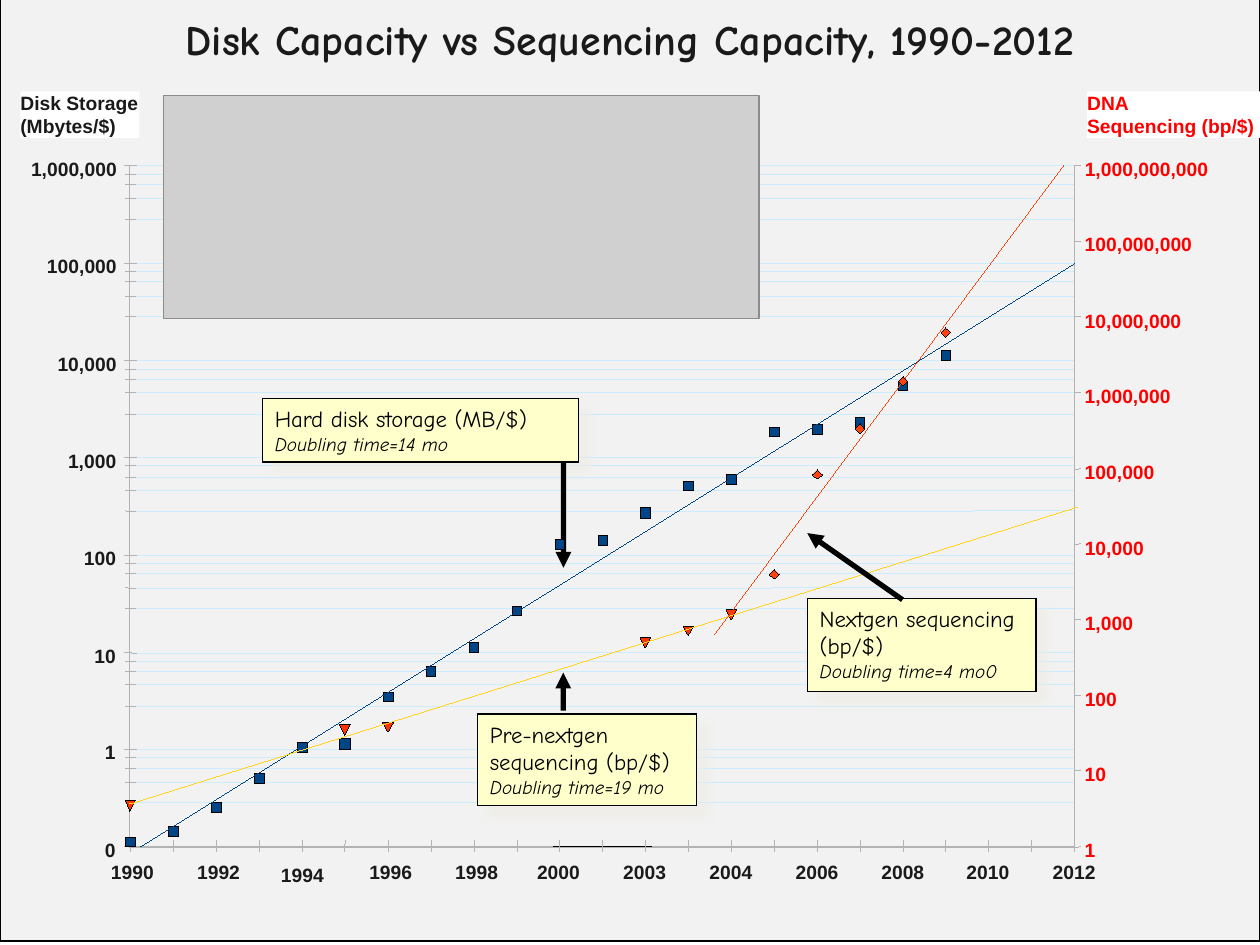
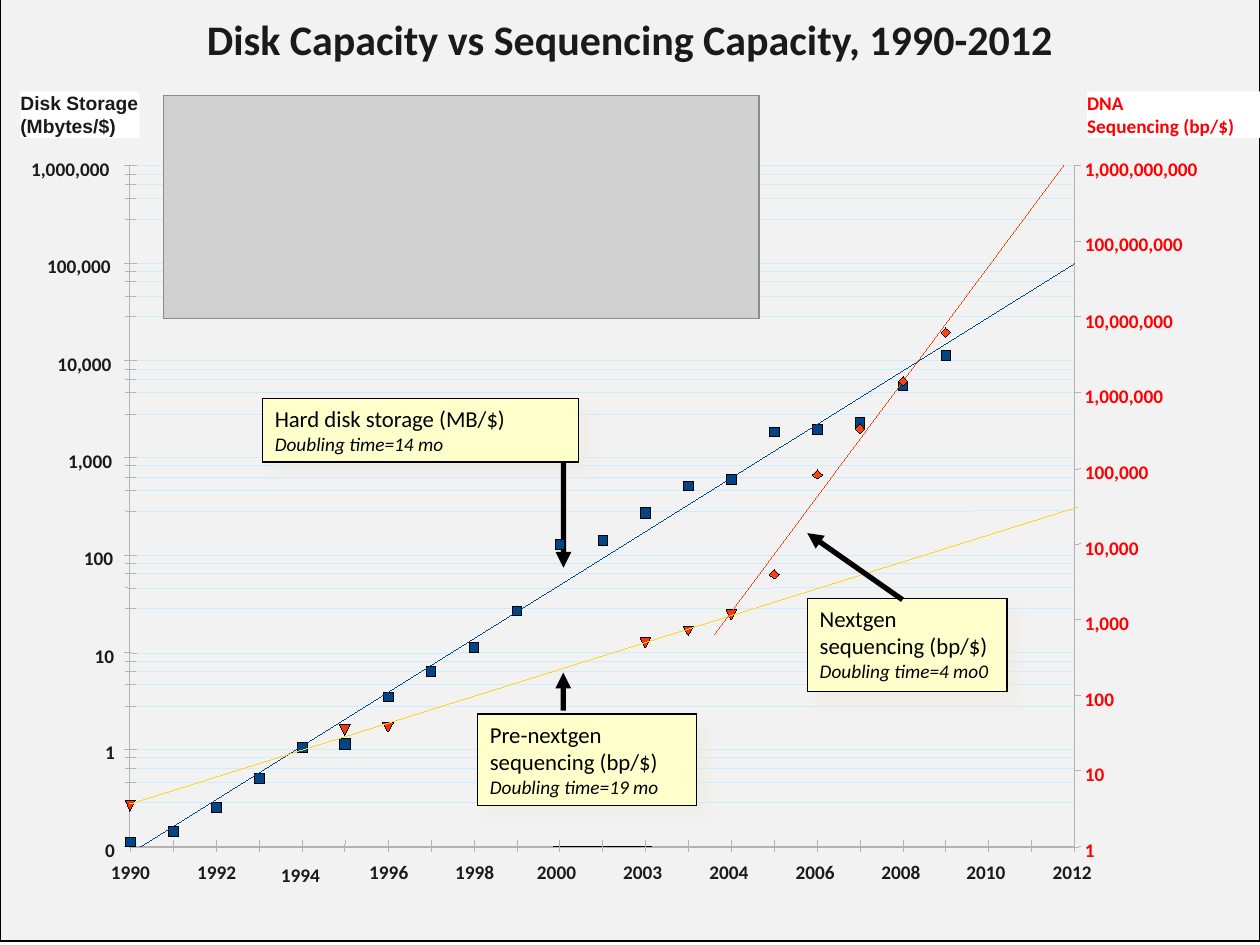
Before and after one commit to griffithlab/rnaseq_tutorial, a slide deck: slide 5 of lectures/cshl/2014/RNASeq_Module0_AmazonPreTutorial.pptx (slide 4 before the commit). Drawn at 1260x945 pixels with LibreOffice and Linux fonts; fonts in the diff are those of the drawing; grey boxes stand for pictures. Boxes give left, top, right and bottom in pixels: in the first picture for what was removed or moved away, otherwise in the second. Text is boxed around its words. In the diff, an @@ line names an element or a change of style, - is before the commit and + after.

Commit message:
update all lectures to list module 0 in overview, remove use of comic sans font in the cloud lecture

```diff
--- a/lectures/cshl/2014/RNASeq_Module0_AmazonPreTutorial.pptx
+++ b/lectures/cshl/2014/RNASeq_Module0_AmazonPreTutorial.pptx
@@ font Arial to Calibri in 30 elements at (1087, 92, 1260, 139), (1085, 844, 1095, 857), (94, 650, 113, 663), (1085, 768, 1104, 781), (281, 869, 320, 882), (57, 358, 111, 374), (1085, 542, 1139, 558), (84, 552, 113, 565), (1085, 315, 1173, 331), (47, 260, 111, 276), (68, 455, 112, 471), (1085, 617, 1129, 633), (105, 746, 115, 759), (1085, 390, 1163, 406), (1053, 866, 1092, 879), (111, 866, 150, 879), (197, 866, 236, 879), (369, 866, 408, 879), (455, 865, 494, 879), (537, 866, 576, 879), (623, 866, 662, 879), (709, 866, 748, 879), (796, 866, 835, 879), (881, 865, 920, 879), (966, 866, 1005, 879), (1085, 238, 1183, 254), (1085, 466, 1149, 482), (31, 163, 109, 179), (1085, 693, 1114, 706), (1085, 163, 1198, 179) @@
@@ font Comic Neue to Calibri in 4 elements at (262, 398, 578, 462), (478, 714, 697, 806), (207, 25, 1052, 62), (808, 598, 1007, 692) @@
@@ rectangle "Nextgen sequencing (bp/$)": place and size @@
-rectangle "Nextgen sequencing (bp/$)" at (808, 598, 1036, 692)
+rectangle "Nextgen sequencing (bp/$)" at (808, 598, 1007, 692)
```
Also in this commit, not shown: 22 other slides changed, 1 slide added, 4 other files.
